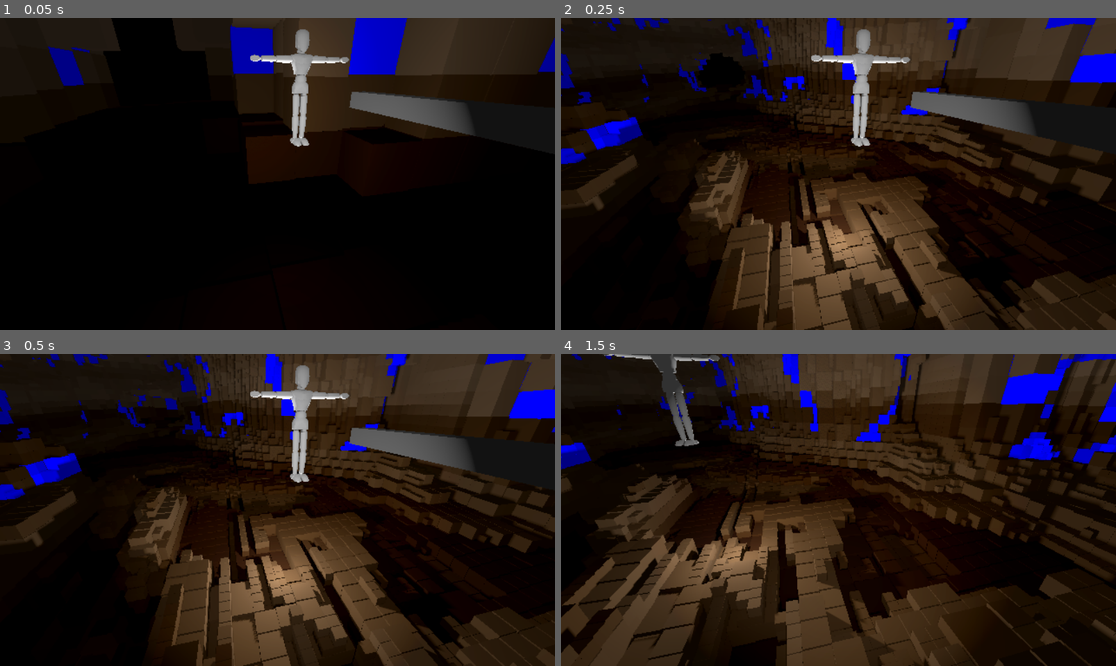
Above: before the commit, frames 1-4 (two rows, left to right).
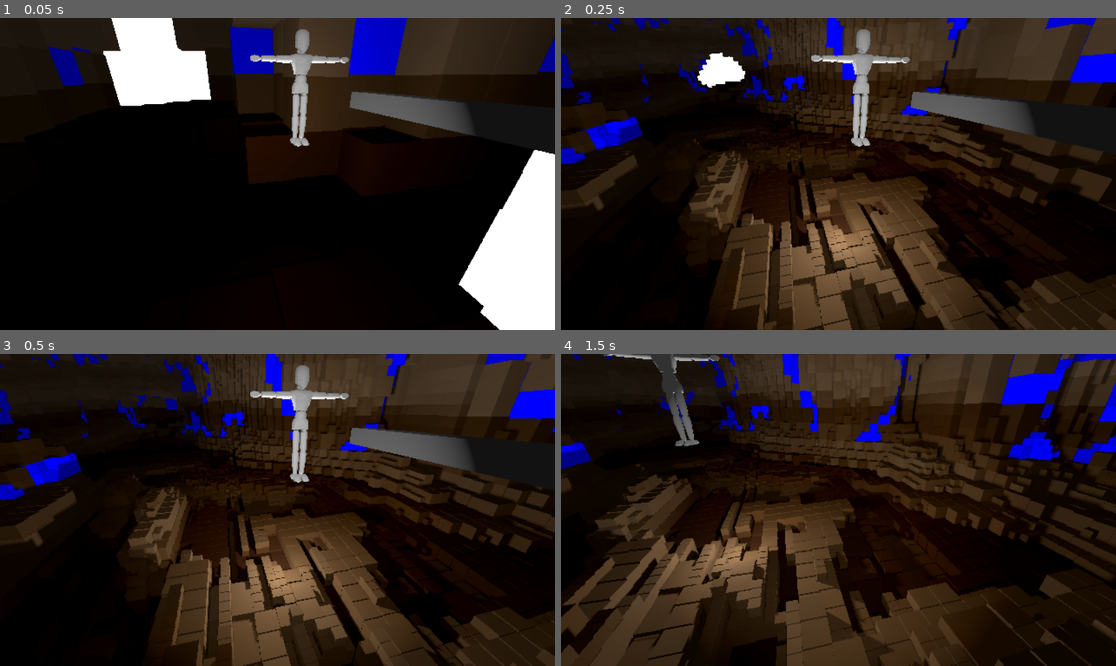
Above: after the commit, the same moments.

Repository: CodedNil/TestingVoxels
Game: Godot game, scene res://main_scene.tscn
Same seed, same stepped clock (60 frames per second), same inputs: the game is played once before the commit and once after it.
Inputs (mouse positions are in pixels of both pictures, inside the frame that each line leads up to):
- Up to frame 1 (0.05 s): no input
- Up to frame 2 (0.25 s): no input
- Up to frame 3 (0.5 s): no input
- Up to frame 4 (1.5 s): tap Enter at 0.5 s; move the mouse to (960, 494) at 0.52 s; hold D 0.53-1.25 s; tap Q at 0.6 s; click (960, 494) at 0.67 s; drag from (727, 525) to (810, 572) at 1.27 s

The runs differ from the first frame. In frame 1, 11% of the frame differs, in the area x 18-100%, y 0-100%; in frame 2, 0.6%; in frame 3, nothing differs; in frame 4, nothing differs.

Commit message:
More caching to remove duplicate maths

Diff:
--- a/main_scene.tscn
+++ b/main_scene.tscn
@@ -10,7 +10,6 @@
 size = Vector3(0.1, 0.1, 1)
 
 [sub_resource type="Environment" id="Environment_0p6un"]
-background_mode = 1
 ambient_light_source = 2
 ambient_light_color = Color(0.196078, 0.196078, 0.196078, 1)
 reflected_light_source = 1
--- a/voxel_gen.gd
+++ b/voxel_gen.gd
@@ -22,7 +22,13 @@
 		worldNoise.seed = 1234
 
 	# Get data for a 2d point in the world
-	func get_data_2d(pos2d):
+	var cachedData2d: Dictionary = {}
+	var cachedData3d: Dictionary = {}
+	func get_data_2d(pos2d: Vector2):
+		# Check if data is cached
+		if pos2d in cachedData2d:
+			return cachedData2d[pos2d]
+
 		# Base world variables
 		# World elevation offset for nice gradient slopes, -2 to 2, could have caves going uphill or downhill
 		var elevation: float = worldNoise.get_noise_2dv(pos2d / 10) * 10
@@ -70,54 +76,48 @@
 			abs(pos2d.y + worldNoise.get_noise_1d(pos2d.x) * 8 - roomPosition.y),
 		)
 
-		return {
+		# Get room height data
+		var roomHeight: float = worldNoise.get_noise_2dv(pos2d * 3)
+
+		var data2d: Dictionary = {
 			"elevation": elevation,
 			"temperature": temperature,
 			"humidity": humidity,
 			"lushness": lushness,
+			"roomHeight": roomHeight,
 			"roomPosition": roomPosition,
 			"roomDist": roomDist,
 			"roomSize": roomSizeLerp,
 			"corridorWidth": corridorWidth,
 			"corridorDist": corridorDist,
 		}
-
-	func get_data_3d(data2d, pos2d, pos3d):
-		var heightNoise: float = worldNoise.get_noise_2dv(pos2d * 3)
-
-		var roomHeight: float = 4.0 if pos3d.y < 0 else 2 + heightNoise * 0.5
-		var roomDist3d: float = Vector3(pos3d.x - data2d.roomPosition.x, pos3d.y * roomHeight, pos3d.z - data2d.roomPosition.y).length()
+		cachedData2d[pos2d] = data2d
+		return data2d
+
+	func get_data_3d(data2d: Dictionary, pos3d: Vector3):
+		# Check if data is cached
+		if pos3d in cachedData3d:
+			return cachedData3d[pos3d]
+
+		var roomHeightSmooth: float = 4.0 if pos3d.y < 0 else 2 + data2d.roomHeight * 0.5
+
+		var roomDist3d: float = Vector3(pos3d.x - data2d.roomPosition.x, pos3d.y * roomHeightSmooth, pos3d.z - data2d.roomPosition.y).length()
 		var roomInside3d: bool = roomDist3d < data2d.roomSize
 
-		var corridorHeight: float = 4.0 if pos3d.y < 0 else 2 + heightNoise * 0.5
-		var corridorDist3d: float = Vector2(data2d.corridorDist, pos3d.y * corridorHeight / 2).length()
+		var corridorDist3d: float = Vector2(data2d.corridorDist, pos3d.y * roomHeightSmooth / 2).length()
 		var corridorInside3d: bool = corridorDist3d < data2d.corridorWidth
 
 		var inside3d: bool = roomInside3d or corridorInside3d
-		return {
+		var data3d: Dictionary = {
 			"roomDist3d": roomDist3d,
 			"inside3d": inside3d,
 		}
-
-	func get_data_3d_advanced(data2d, pos2d, pos3d):
-		var data3d: Dictionary = get_data_3d(data2d, pos2d, pos3d)
-
-		# Jitter the pos3d
-		var posJittered: Vector3 = Vector3(pos3d.x, pos3d.y, pos3d.z)
-		# Add elevation to y based on noise
-		posJittered.y += data2d.elevation
-		# Add jiggle to x and z based on noise
-		posJittered.x += (worldNoise.get_noise_2dv(Vector2(pos3d.z, pos3d.y)) * 0.5)
-		posJittered.z += (worldNoise.get_noise_2dv(Vector2(pos3d.x, pos3d.y)) * 0.5)
-
-		return {
-			"posJittered": posJittered,
-			"roomDist3d": data3d.roomDist3d,
-			"inside3d": data3d.inside3d,
-		}
+		cachedData3d[pos3d] = data3d
+		return data3d
 
 # Define the materials
 var voxelMaterials: Dictionary = {}
+var dataGenerator = DataGenerator.new()
 func _ready():
 	# Standard
 	voxelMaterials['standard'] = StandardMaterial3D.new()
@@ -141,7 +141,7 @@
 # Chunk class
 class Chunk:
 	extends Node3D
-	var dataGen: DataGenerator = DataGenerator.new()
+	var dataGen: DataGenerator
 
 	var pos: Vector3 = Vector3(0, 0, 0)  # Chunks position
 	var multiMeshes: Dictionary = {}  # Store the cubes at each division level
@@ -152,8 +152,9 @@
 	var heldSubdivisons: Array = []
 
 	# Create a chunk at a position
-	func _init(initPos):
+	func _init(initPos: Vector3, dataG: DataGenerator):
 		pos = initPos
+		dataGen = dataG
 
 	# Create the meshes for the chunk
 	func initMeshes():
@@ -201,7 +202,7 @@
 						mesh.set_instance_transform(i, Transform3D(Basis(), meshArray[i][0]))
 						mesh.set_instance_color(i, meshArray[i][1])
 
-	func renderVoxel(pos2d, pos3d, data3d, size):
+	func renderVoxel(pos2d: Vector2, pos3d: Vector3, data2d: Dictionary, size: float):
 		# Color from dark to light gray as elevation increases
 		var shade: float = pos3d.y / 30
 		var color: Color = Color(0.5 + shade, 0.4 + shade, 0.3 + shade)
@@ -222,8 +223,17 @@
 				color = color * 0.1 + Color(0, 0, 1 - abs(noiseMagic) * 10)
 				material = 'bluemagic'
 
+		# Jitter the pos3d
+		# Add jiggle to x and z based on noise
+		# Add elevation to y based on noise
+		var posJittered: Vector3 = Vector3(
+			pos3d.x + (dataGen.worldNoise.get_noise_2dv(Vector2(pos3d.z, pos3d.y)) * 0.5),
+			pos3d.y + data2d.elevation,
+			pos3d.z + (dataGen.worldNoise.get_noise_2dv(Vector2(pos3d.x, pos3d.y)) * 0.5)
+		)
+
 		# Add mesh to multi mesh
-		multiMeshes[size][material][1].append([data3d.posJittered, color])
+		multiMeshes[size][material][1].append([posJittered, color])
 
 		# Add collision shape
 		# if size >= 0.5:
@@ -235,15 +245,16 @@
 		# 	add_child(shape)
 
 	# Subdivide a voxel into 8 smaller voxels, potentially subdivide those further
-	func subdivideVoxel(pos3d, voxelSize):
+	func subdivideVoxel(pos3d: Vector3, voxelSize: float):
+		var hVoxelSize = voxelSize / 2
 		# If voxel is too small, render it
 		if voxelSize <= smallestVoxelSize:
 			var pos2d: Vector2 = Vector2(pos3d.x, pos3d.z)
 			var data2d: Dictionary = dataGen.get_data_2d(pos2d)
-			var data3d: Dictionary = dataGen.get_data_3d_advanced(data2d, pos2d, pos3d)
+			var data3d: Dictionary = dataGen.get_data_3d(data2d, pos3d)
 			# If outside the room, render
 			if not data3d.inside3d:
-				renderVoxel(pos2d, pos3d, data3d, voxelSize)
+				renderVoxel(pos2d, pos3d, data2d, voxelSize)
 			return
 
 		if voxelSize <= largestVoxelSize:
@@ -251,42 +262,36 @@
 			var nAirVoxels: int = 0
 			# Smaller voxels have higher threshold for air, so less small voxels made
 			var maxAirVoxels: int = 4 if voxelSize == 0.5 else 2 if voxelSize == 1 else 0
-			# TODO Store this data for use below which is repeated
-			for x in [-0.5, 0.5]:
-				for z in [-0.5, 0.5]:
-					var pos2d: Vector2 = Vector2(pos3d.x + x * voxelSize, pos3d.z + z * voxelSize)
-					var data2d: Dictionary = dataGen.get_data_2d(pos2d)
-					for y in [-0.5, 0.5]:
-						var data3d: Dictionary = dataGen.get_data_3d(
-							data2d, pos2d, pos3d + Vector3(x, y, z) * voxelSize
-						)
+			for x in [pos3d.x - hVoxelSize, pos3d.x + hVoxelSize]:
+				for z in [pos3d.z - hVoxelSize, pos3d.z + hVoxelSize]:
+					var data2d: Dictionary = dataGen.get_data_2d(Vector2(x, z))
+					for y in [pos3d.y - hVoxelSize, pos3d.y + hVoxelSize]:
+						var data3d: Dictionary = dataGen.get_data_3d(data2d, Vector3(x, y, z))
 						if data3d.inside3d:
 							nAirVoxels += 1
 			# If air voxels in threshold range, render it
 			if nAirVoxels <= maxAirVoxels:
 				var pos2d: Vector2 = Vector2(pos3d.x, pos3d.z)
 				var data2d: Dictionary = dataGen.get_data_2d(pos2d)
-				var data3d: Dictionary = dataGen.get_data_3d_advanced(data2d, pos2d, pos3d)
-				renderVoxel(pos2d, pos3d, data3d, voxelSize)
+				renderVoxel(pos2d, pos3d, data2d, voxelSize)
 				return
 			# If fully air, skip
 			if nAirVoxels == 8:
 				return
 		# Otherwise, subdivide it into 8 smaller voxels
-		for x in [-0.5, 0.5]:
-			for z in [-0.5, 0.5]:
-				for y in [-0.5, 0.5]:
-					var nVoxelSize: float = voxelSize / 2
-					var pos2: Vector3 = pos3d + Vector3(x, y, z) * nVoxelSize
+		for x in [-hVoxelSize, hVoxelSize]:
+			for z in [-hVoxelSize, hVoxelSize]:
+				for y in [-hVoxelSize, hVoxelSize]:
+					var pos2: Vector3 = pos3d + Vector3(x, y, z) * 0.5
 
 					# Hold back some subdivisions to render later
-					if nVoxelSize < chunksVoxelSize:
-						heldSubdivisons.append([pos2, nVoxelSize])
+					if hVoxelSize < chunksVoxelSize:
+						heldSubdivisons.append([pos2, hVoxelSize])
 					else:
-						progressSubdivisions.append([pos2, nVoxelSize])
+						progressSubdivisions.append([pos2, hVoxelSize])
 
 	# Progress on subdivisions
-	func progress(startTime):
+	func progress(startTime: float):
 		var subdivisionRate: int = 0
 		var newProgress: Array = []
 		for subdivision in progressSubdivisions:
@@ -301,7 +306,7 @@
 		return subdivisionRate
 
 	# Release subdivisions
-	func releaseSubdivisions(newVoxelSize):
+	func releaseSubdivisions(newVoxelSize: float):
 		chunksVoxelSize = newVoxelSize
 		progressSubdivisions += heldSubdivisons
 		heldSubdivisons = []
@@ -311,12 +316,12 @@
 var chunkToProgress: Array = []
 var subdivisionRates = []
 
-func sortAscending(a, b):
+func sortAscending(a: Array, b: Array):
 	if a[0] < b[0]:
 		return true
 	return false
 
-func getChunksToProgress(camera, cameraPos, cameraChunkPos):
+func getChunksToProgress(camera: Node3D, cameraPos: Vector3, cameraChunkPos: Vector3):
 	chunkToProgress = []
 
 	# Loop through chunks in a spiral pattern
@@ -339,7 +344,7 @@
 
 				var chunk: Chunk = chunks.get(renderChunkPos)
 				if chunk == null:
-					chunk = Chunk.new(renderChunkPos)
+					chunk = Chunk.new(renderChunkPos, dataGenerator)
 					add_child(chunk)
 					chunk.initMeshes()
 					chunks[renderChunkPos] = chunk
@@ -376,7 +381,7 @@
 	# Reverse the array so the highest priority is last
 	chunkToProgress.reverse()
 
-func _process(_delta):
+func _process(_delta: float):
 	# Get time to calculate ms budget
 	var startTime: float = Time.get_ticks_msec()
 
@@ -433,7 +438,7 @@
 
 	# Print stats
 	var message: Array[String] = []
-	message.append("FPS: " + str(Engine.get_frames_per_second()))
+	message.append("FPS: " + str(Engine.get_frames_per_second()) + ' ' + str(Time.get_ticks_msec() / 1000.0))
 	message.append("Total voxels: " + str(totalVoxels))
 	message.append("Total meshes: " + str(totalMeshes))
 	message.append("Total chunks: " + str(chunks.size()))
